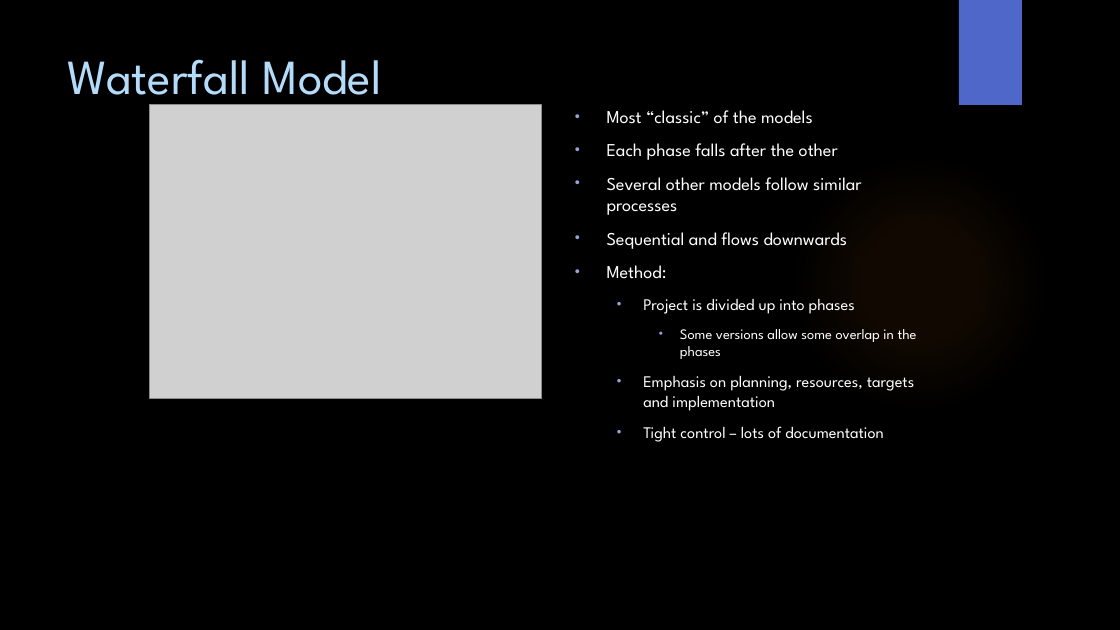
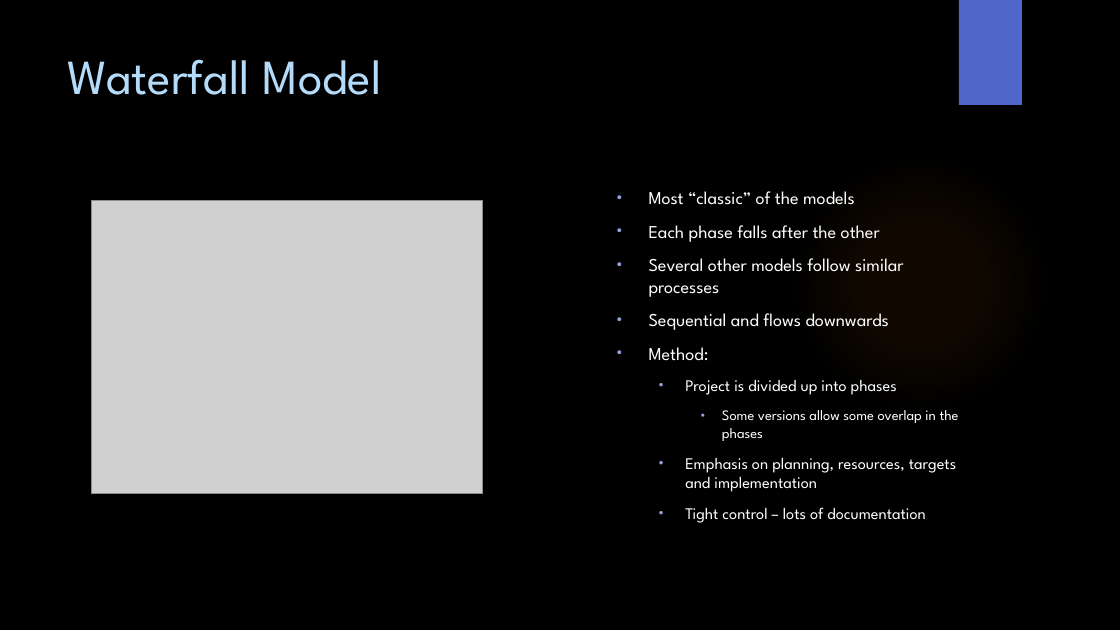
Before and after one commit to WitsSoftDev/SoftDev2016, a slide deck: slide 5 of Session 2/Softdev Session 2 2016.pptx. Drawn at 1120x630 pixels with LibreOffice and Linux fonts; fonts in the diff are those of the drawing; grey boxes stand for pictures; background and template pictures are left out. Boxes give left, top, right and bottom in pixels: in the first picture for what was removed or moved away, otherwise in the second. Text is boxed around its words. In the diff, an @@ line names an element or a change of style, - is before the commit and + after.

```diff
--- a/Session 2/Softdev Session 2 2016.pptx
+++ b/Session 2/Softdev Session 2 2016.pptx
@@ picture: place and size @@
-picture at box(150, 105, 541, 398)
+picture at box(92, 200, 483, 493)
@@ text "Most “classic” of the models": place and size @@
-text "Most “classic” of the models" at box(607, 110, 917, 442)
+text "Most “classic” of the models" at box(649, 191, 959, 523)
```
Also in this commit, not shown: 12 other slides changed, 6 slides added.
